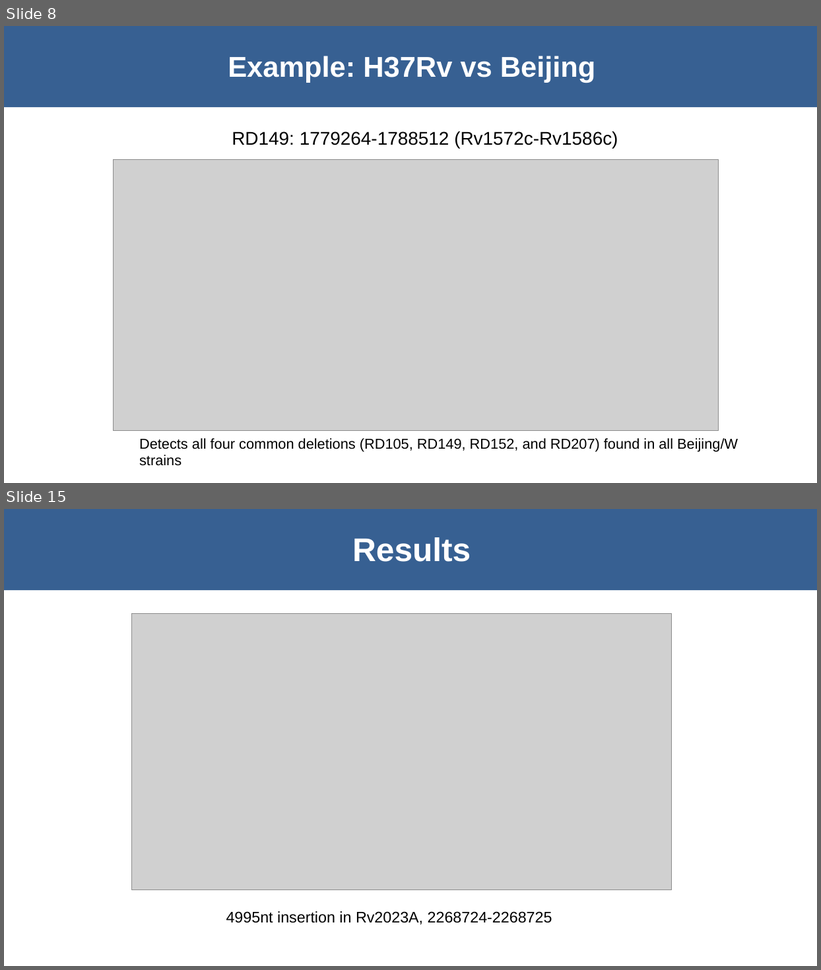
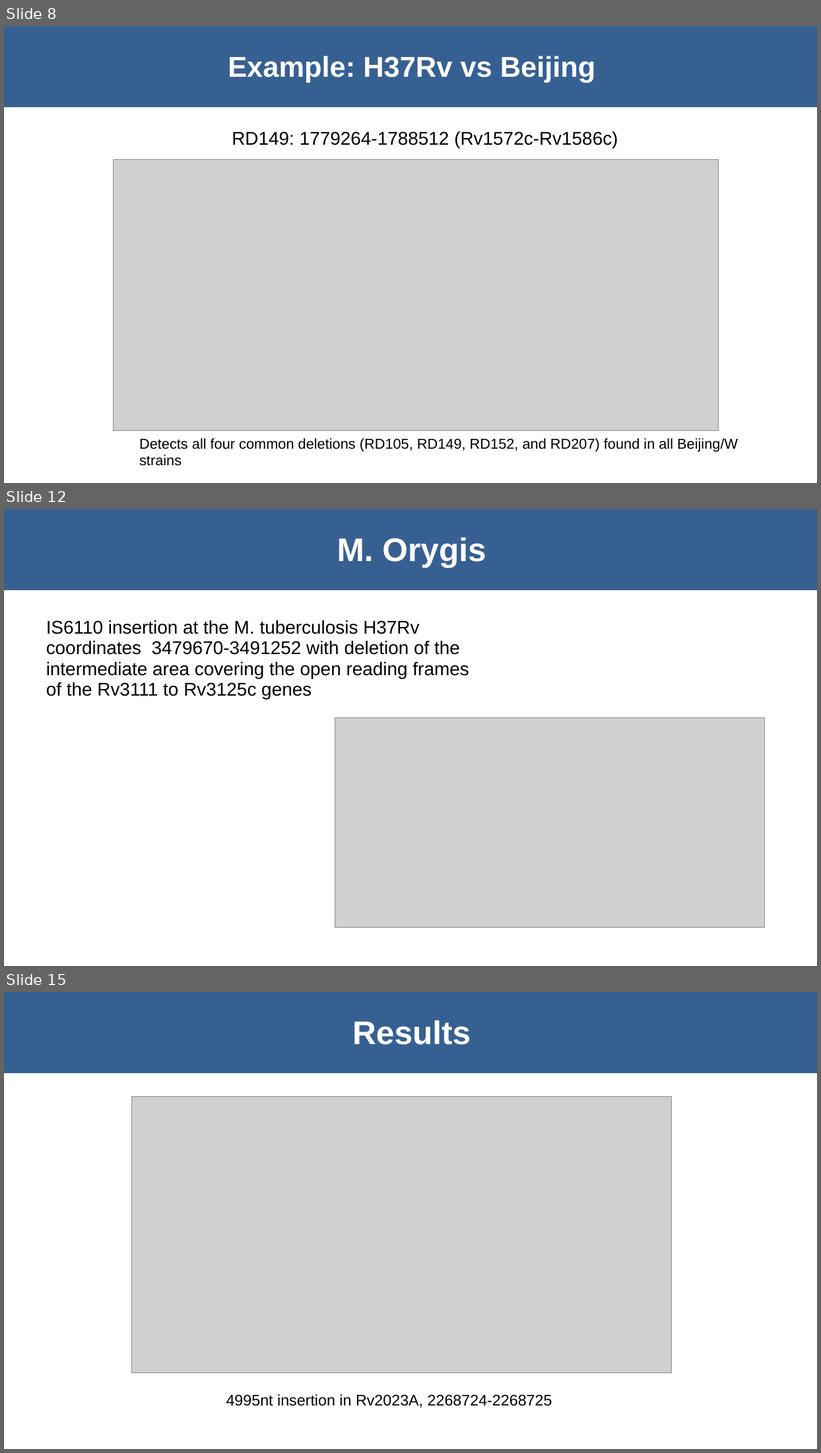
Before and after one commit to dmnfarrell/mtbdiff, a slide deck: orygis_project/talk_nov19.odp. Shown one above the other, each under a label of ours: slides 8 and 15 before the commit, slides 8, 12 and 15 after it; the slides between them are not shown. The pictures are 821x970 and 821x1453 pixels, drawn with LibreOffice and Linux fonts; fonts in the diff are those of the drawing; grey boxes stand for pictures. Boxes give left, top, right and bottom in pixels: in the first picture for what was removed or moved away, otherwise in the second. Text is boxed around its words. In the diff, an @@ line names an element or a change of style, - is before the commit and + after.

```diff
--- a/orygis_project/talk_nov19.odp
+++ b/orygis_project/talk_nov19.odp
@@ slide 12 added at box(4, 509, 817, 966), background #FFFFFF @@
@@ rectangle added at box(4, 509, 817, 590), fill #376092, 32 pt, text #FFFFFF, bold @@
+M. Orygis
@@ text added at box(46, 620, 469, 699), 18 pt, text #000000 @@
+IS6110 insertion at the M. tuberculosis H37Rv coordinates 3479670-3491252 with deletion of the intermediate area covering the open reading frames of the Rv3111 to Rv3125c genes
@@ picture added at box(335, 718, 766, 927) @@
```
Also in this commit, not shown: 7 slides changed, 1 other slide added, 2 slides removed, 2 other files.
